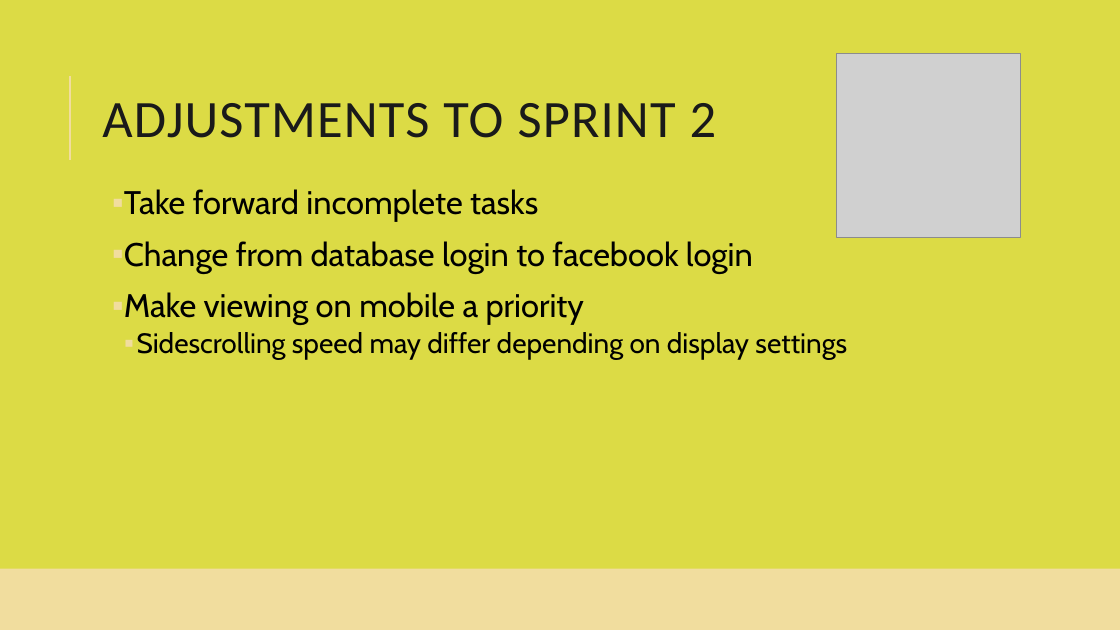
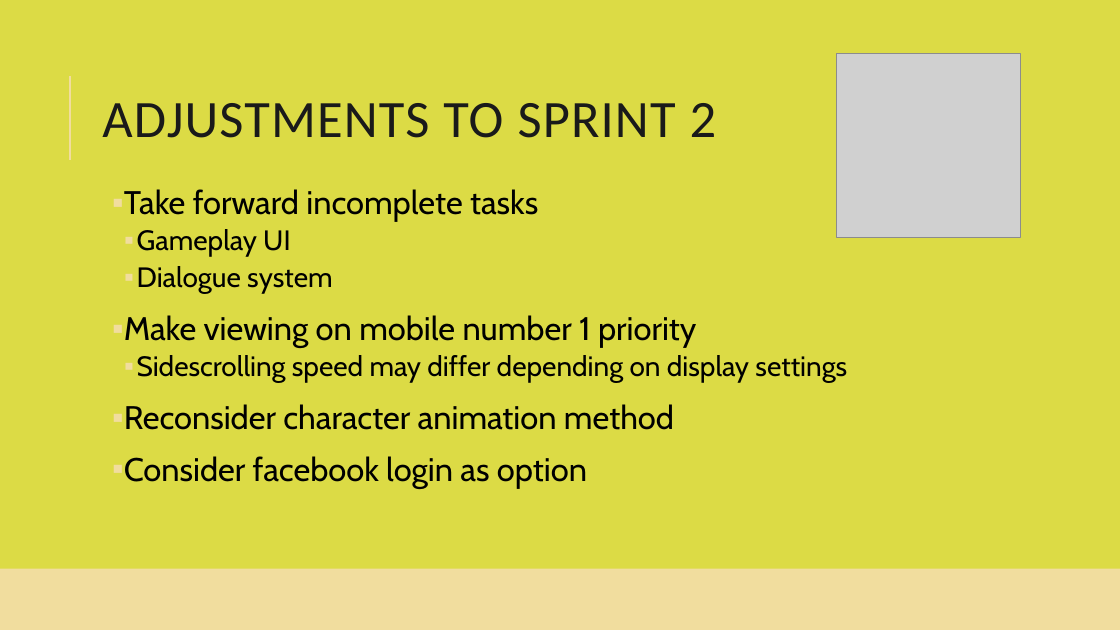
Before and after one commit to smiyaoka/forkPotatoDOC, a slide deck: slide 10 of ForkandPotatoSprint1.pptx. Drawn at 1120x630 pixels with LibreOffice and Linux fonts; fonts in the diff are those of the drawing; grey boxes stand for pictures. Boxes give left, top, right and bottom in pixels: in the first picture for what was removed or moved away, otherwise in the second. Text is boxed around its words. In the diff, an @@ line names an element or a change of style, - is before the commit and + after.

```diff
--- a/ForkandPotatoSprint1.pptx
+++ b/ForkandPotatoSprint1.pptx
@@ text at [124, 229, 696, 348]: text changed @@
-▪ Change from database login to facebook login
-▪ Make viewing on mobile a priority
+  ▪ Gameplay UI
+  ▪ Dialogue system
+▪ Make viewing on mobile number 1 priority
@@ text at [124, 404, 674, 488]: paragraphs added @@
+▪ Reconsider character animation method
+▪ Consider facebook login as option
```
Also in this commit, not shown: 7 other slides changed, 1 slide removed.
